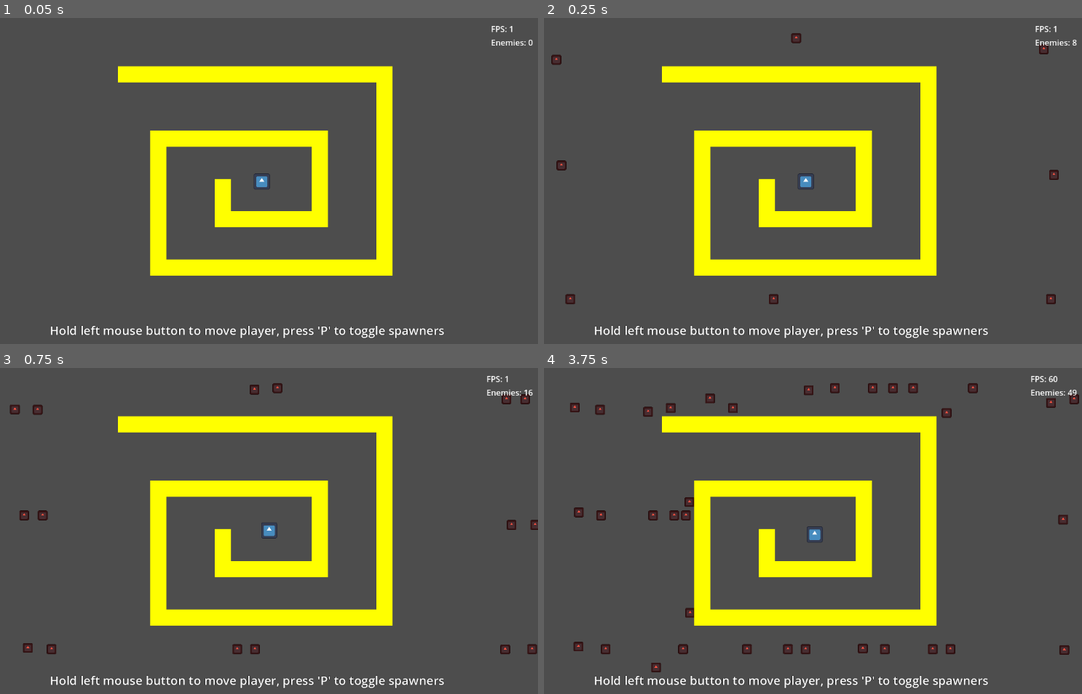
Above: before the commit, frames 1-4 (two rows, left to right).
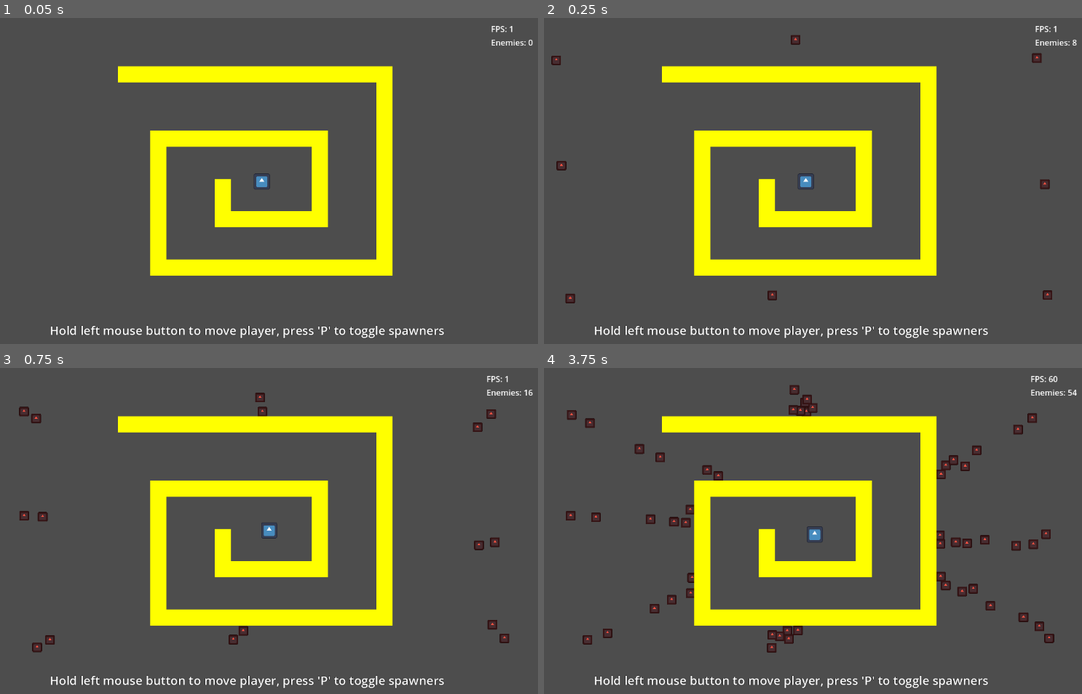
Above: after the commit, the same moments.

Repository: Griiimon/Manymies
Game: Godot game, scene res://main_raycasting.tscn
Two runs of this game, one before a commit and one after it. Both use one fixed random seed, a clock stepped at 60 frames per second and the inputs below. This scene is started directly instead of the project's main scene. The engine's default icon, where the game draws it, is replaced by a stand-in: a white triangle on a blue panel in a dark square.
Inputs (mouse positions are in pixels of both pictures, inside the frame that each line leads up to):
- Up to frame 1 (0.05 s): no input
- Up to frame 2 (0.25 s): no input
- Up to frame 3 (0.75 s): tap P (pause_spawner) at 0.5 s; move the mouse to (376, 514) at 0.52 s; click (376, 514) at 0.67 s
- Up to frame 4 (3.75 s): tap P (pause_spawner) every 0.75 s from 1.25 to 3.5 s; move the mouse to (673, 547) at 1.27 s; click (673, 547) at 1.42 s; move the mouse to (850, 459) at 2.02 s; click (850, 459) at 2.17 s; move the mouse to (764, 596) at 2.77 s; click (764, 596) at 2.92 s; move the mouse to (963, 579) at 3.52 s; click (963, 579) at 3.67 s

Frame 1 is identical in both runs. In frame 2, 0.4% of the frame differs, in the area x 1-96%, y 4-88%; in frame 3, 1.5%; in frame 4, 4.5%, in the area x 4-100%, y 4-94%.

Commit message:
add debugging

Diff:
--- a/solutions/grid pathfinding/grid_pathfinding.gd
+++ b/solutions/grid pathfinding/grid_pathfinding.gd
@@ -72,13 +72,16 @@
 				var neighbor: Vector2i= key + Vector2i(x, y)
 				if flow_field.has(neighbor) and flow_field[neighbor] < lowest:
 					lowest= flow_field[neighbor]
-					cached_directions[key]= Vector2(neighbor - key)
+					cached_directions[key]= Vector2(neighbor - key).normalized()
 
 		#if non_blocking and y % NUM_SEARCHES_PER_FRAME == 0:
 			#await get_tree().process_frame
 
 	#print("Pathfinder updated")
 	busy= false
+
+	if debug:
+		queue_redraw()
 
 
 func get_direction(from: Vector2)-> Vector2:
@@ -90,3 +93,14 @@
 
 func get_grid_coords(pos: Vector2)-> Vector2i:
 	return pos / Global.TILE_SIZE
+
+
+func _draw():
+	if not debug: return
+
+	for key: Vector2i in cached_directions:
+		var center:= Vector2(key * Global.TILE_SIZE) + Vector2.ONE * Global.TILE_SIZE / 2
+		var dir: Vector2= get_direction(center)
+
+		draw_circle(center, 5, Color.AQUA, true)
+		draw_line(center, center + dir * 20, Color.AQUA, 2)
--- a/solutions/pathfinder.gd
+++ b/solutions/pathfinder.gd
@@ -1,7 +1,8 @@
 class_name Pathfinder
-extends Node
+extends Node2D
 
 @export var enabled: bool= true
+@export var debug: bool= false
 
 var busy: bool= false
 
